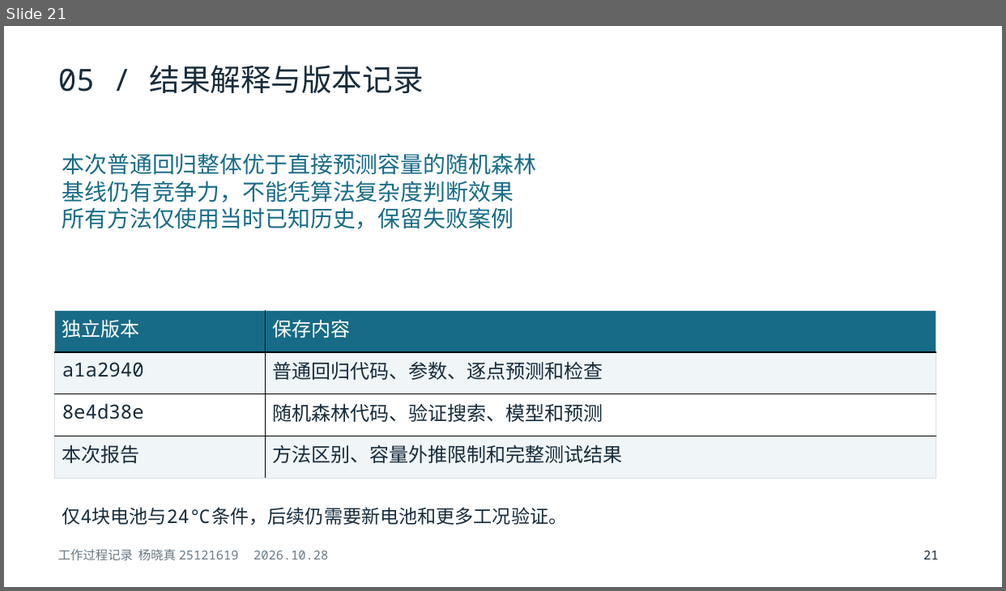
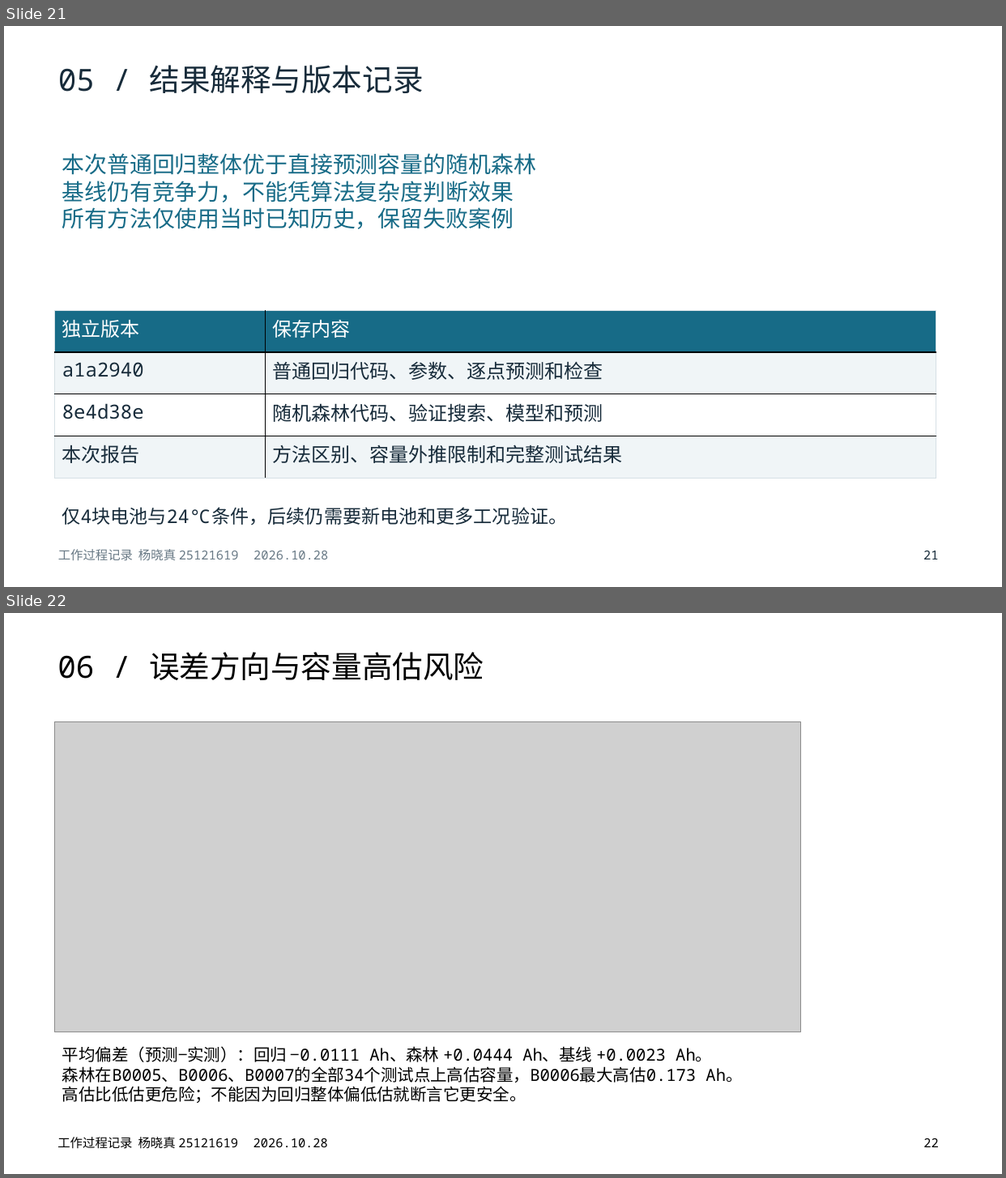
Before and after one commit to yxz666-Y/python-midterm-pre, a slide deck: deliverables/题目三_工作过程.pptx. Shown one above the other, each under a label of ours: slide 21 before the commit, slides 21 and 22 after it. The pictures are 1006x591 and 1006x1178 pixels, drawn with LibreOffice and Linux fonts; fonts in the diff are those of the drawing; grey boxes stand for pictures. Boxes give left, top, right and bottom in pixels: in the first picture for what was removed or moved away, otherwise in the second. Text is boxed around its words. In the diff, an @@ line names an element or a change of style, - is before the commit and + after.

Commit message:
ppt: 过程PPT补充第九步不确定性与维护建议三页
第22页误差方向与容量高估风险、第23页提前预警与寿命外推的不确定性、第24页使用维护与更换建议；数字取自results/step09。新增tools/append_ppt_pages.py，重复运行不会重复追加。

```diff
--- a/deliverables/题目三_工作过程.pptx
+++ b/deliverables/题目三_工作过程.pptx
@@ slide 22 added at box(4, 613, 1002, 1174), background #FFFFFF @@
@@ text added at box(57, 652, 484, 680), 29.2 pt, text #000000 @@
+06 / 误差方向与容量高估风险
@@ picture added at box(55, 722, 800, 1033) @@
@@ text added at box(62, 1046, 742, 1103), 16 pt, text #000000 @@
+平均偏差（预测−实测）：回归 −0.0111 Ah、森林 +0.0444 Ah、基线 +0.0023 Ah。
+森林在B0005、B0006、B0007的全部34个测试点上高估容量，B0006最大高估0.173 Ah。
+高估比低估更危险；不能因为回归整体偏低估就断言它更安全。
@@ text added at box(57, 1137, 328, 1149), 12 pt, text #000000 @@
+工作过程记录 杨晓真 25121619 2026.10.28
@@ text added at box(923, 1139, 938, 1148), 12 pt, text #000000 @@
+22
```
Also in this commit, not shown: 2 other slides added, 2 other files.
